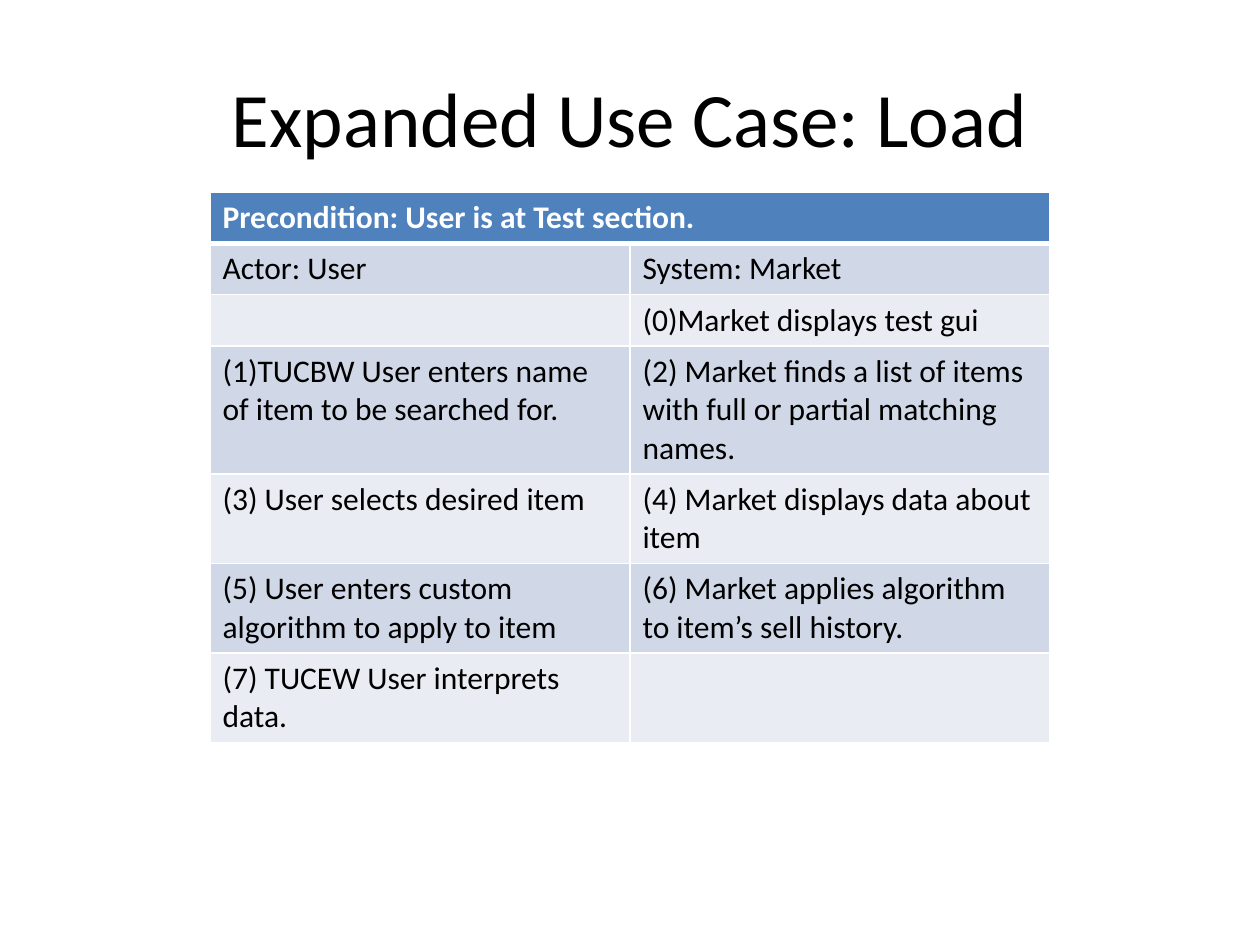
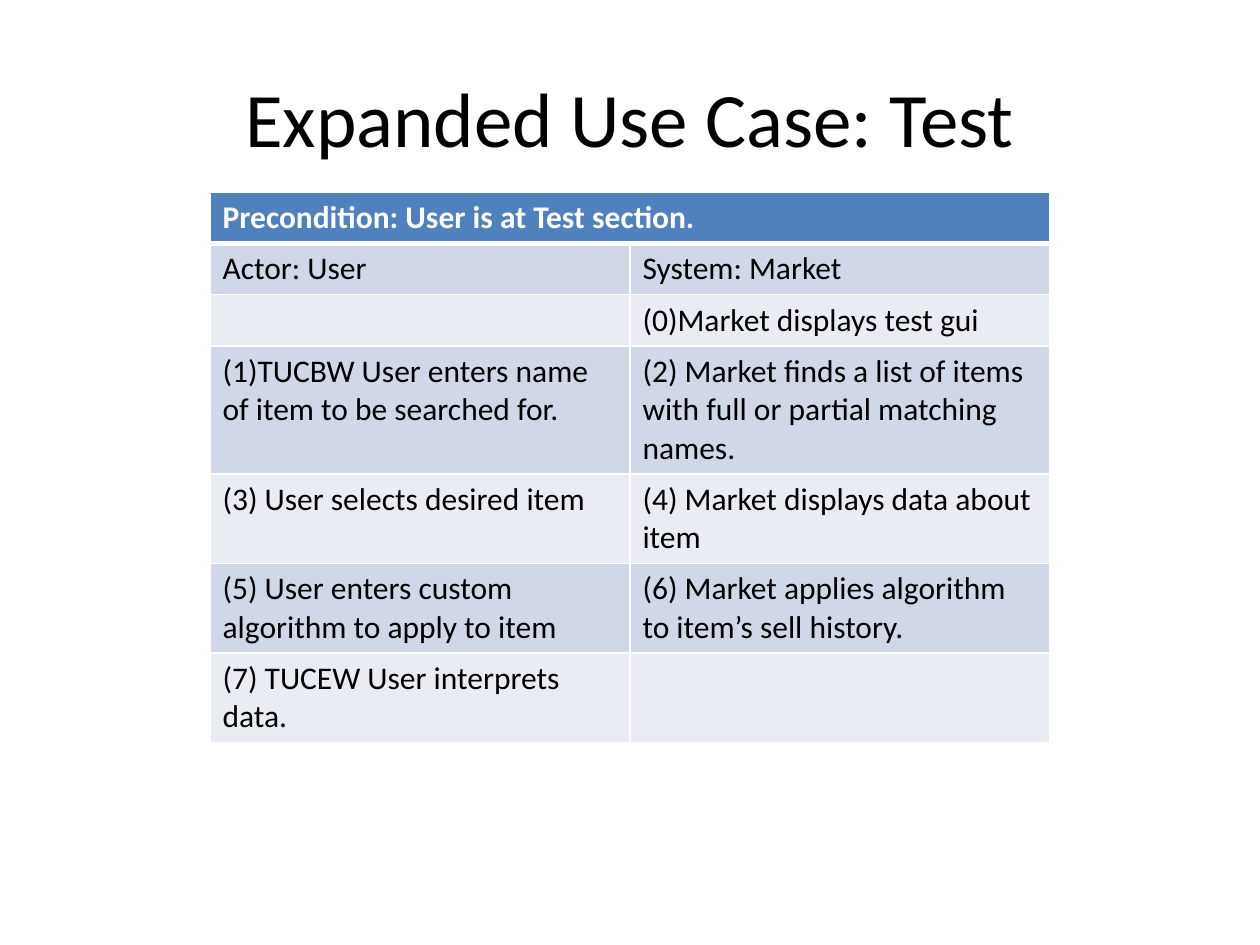
Before and after one commit to yellowahra/InGoldWeTrust, a slide deck: slide 10 of ME/Presentation1.pptx. Drawn at 1260x945 pixels with LibreOffice and Linux fonts; fonts in the diff are those of the drawing. Boxes give left, top, right and bottom in pixels: in the first picture for what was removed or moved away, otherwise in the second. Text is boxed around its words. In the diff, an @@ line names an element or a change of style, - is before the commit and + after.

Commit message:
update3

```diff
--- a/ME/Presentation1.pptx
+++ b/ME/Presentation1.pptx
@@ title at box(245, 93, 1014, 160): text changed @@
-Expanded Use Case: Load
+Expanded Use Case: Test
```
Also in this commit, not shown: 1 other slide changed.
